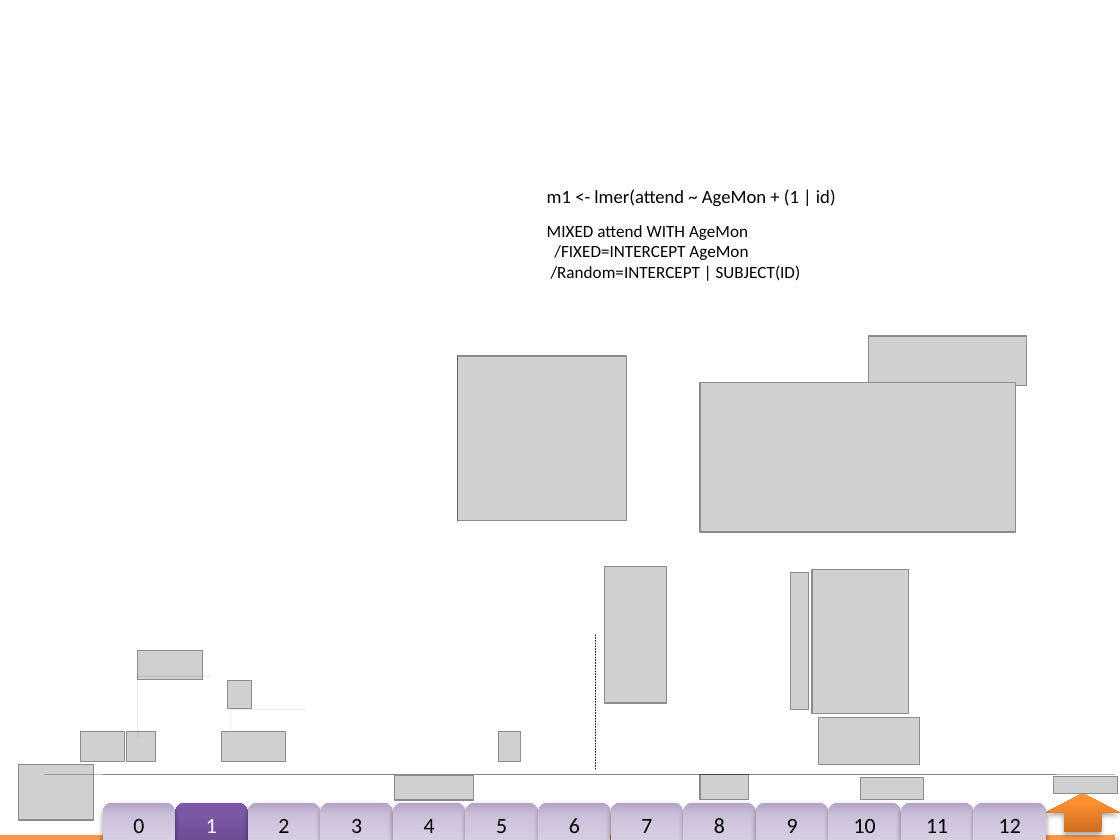
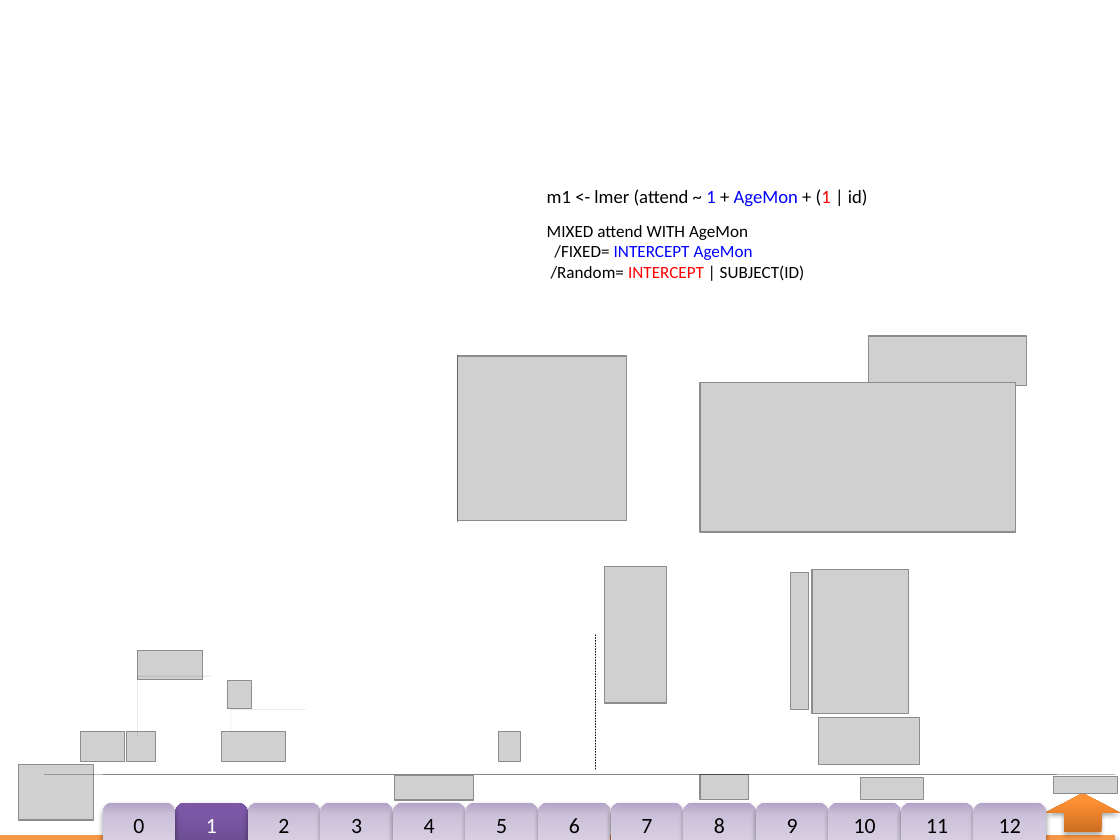
Before and after one commit to andkov/Multilevel-models-of-NLSY-97-religion-data, a slide deck: slide 5 of Models/ISE_NLSY97_Religion/ISE_NLSY97_Religion.pptx. Drawn at 1120x840 pixels with LibreOffice and Linux fonts; fonts in the diff are those of the drawing; grey boxes stand for pictures; background and template pictures are left out. Boxes give left, top, right and bottom in pixels: in the first picture for what was removed or moved away, otherwise in the second. Text is boxed around its words. In the diff, an @@ line names an element or a change of style, - is before the commit and + after.

Commit message:
learning lmer

```diff
--- a/Models/ISE_NLSY97_Religion/ISE_NLSY97_Religion.pptx
+++ b/Models/ISE_NLSY97_Religion/ISE_NLSY97_Religion.pptx
@@ text at (547, 189, 868, 207): text changed @@
-m1 <- lmer(attend ~ AgeMon + (1 | id)
+m1 <- lmer (attend ~ 1 + AgeMon + (1 | id)
@@ text at (551, 245, 805, 280): spaces changed @@
-/FIXED=INTERCEPT AgeMon
-/Random=INTERCEPT | SUBJECT(ID)
+/FIXED= INTERCEPT AgeMon
+/Random= INTERCEPT | SUBJECT(ID)
```
Also in this commit, not shown: 7 other slides changed, 6 other files.
